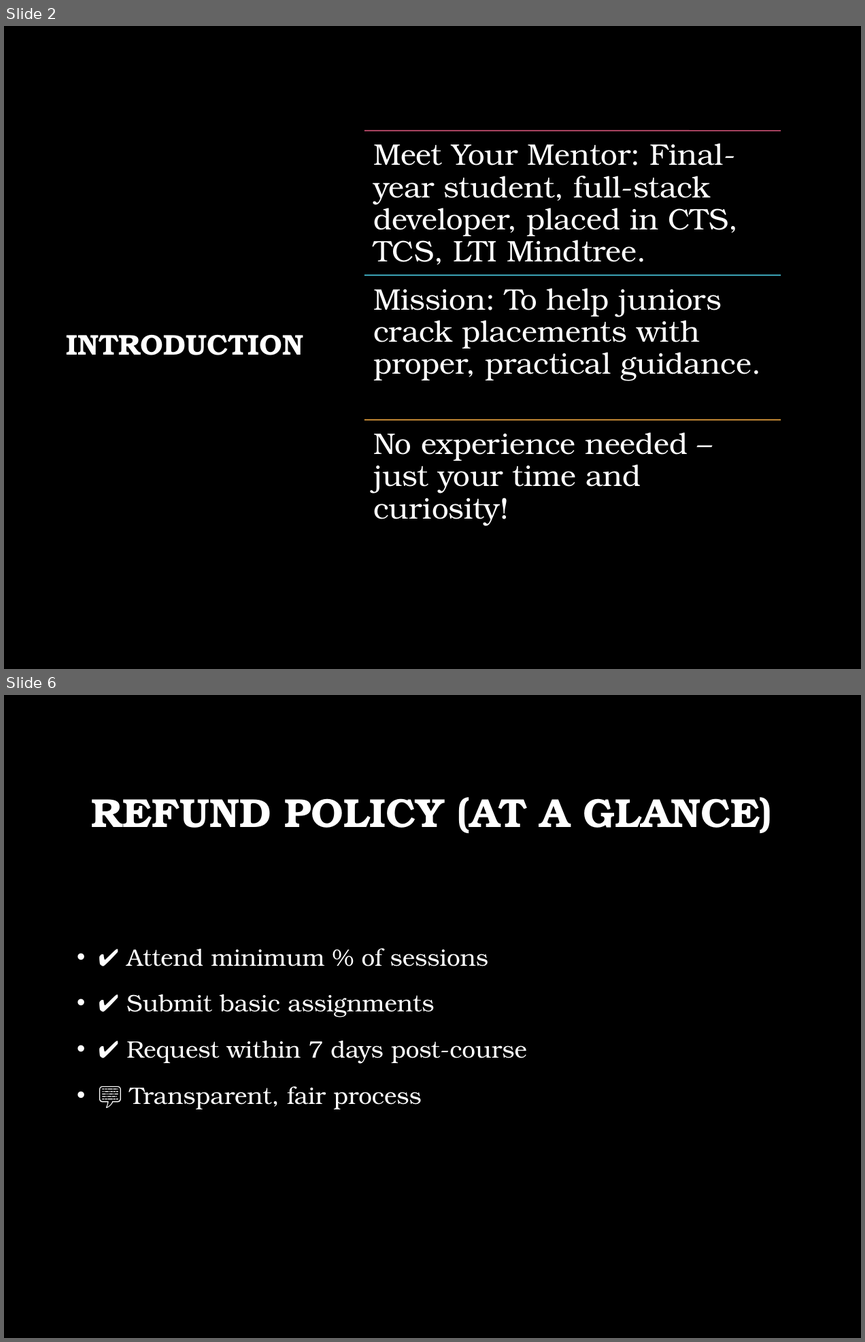
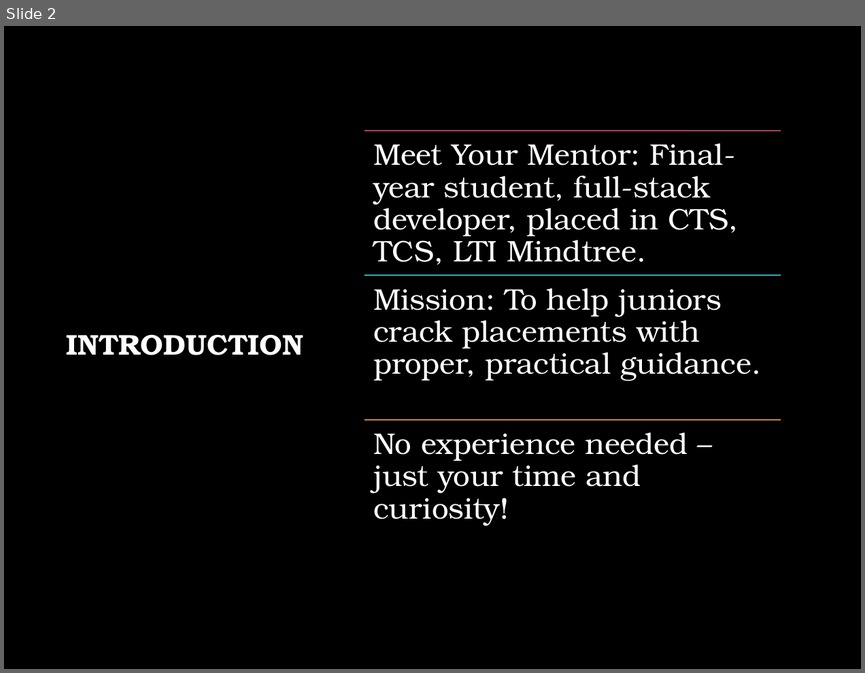
Before and after one commit to R-Venkat-Kalyan/Career-Launchpad, a slide deck: Summer_Placement_Training_Presentation.pptx. Shown one above the other, each under a label of ours: slides 2 and 6 before the commit, slide 2 after it; the slides between them are not shown. The pictures are 865x1342 and 865x673 pixels, drawn with LibreOffice and Linux fonts; fonts in the diff are those of the drawing; background and template pictures are left out. Boxes give left, top, right and bottom in pixels: in the first picture for what was removed or moved away, otherwise in the second. Text is boxed around its words. In the diff, an @@ line names an element or a change of style, - is before the commit and + after.

```diff
--- a/Summer_Placement_Training_Presentation.pptx
+++ b/Summer_Placement_Training_Presentation.pptx
@@ slide 6 removed at (4,695,861,1338), background picture (left out) @@
@@ title removed at (92,797,772,833) @@
-REFUND POLICY (AT A GLANCE)
@@ text removed at (126,948,527,1109) @@
-• ✔️ Attend minimum % of sessions
-• ✔️ Submit basic assignments
-• ✔️ Request within 7 days post-course
-• 💬 Transparent, fair process
```
Also in this commit, not shown: 2 slides changed.
